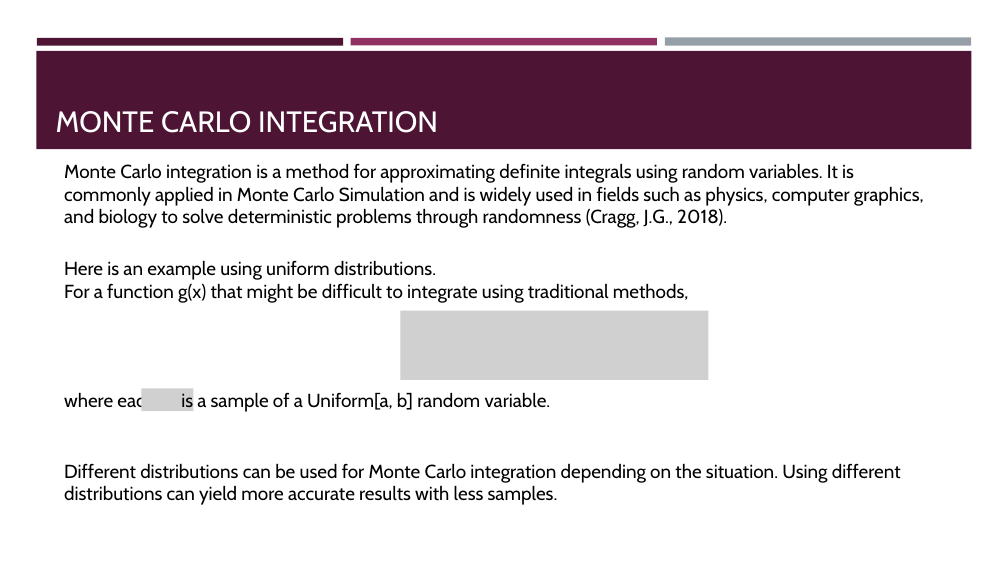
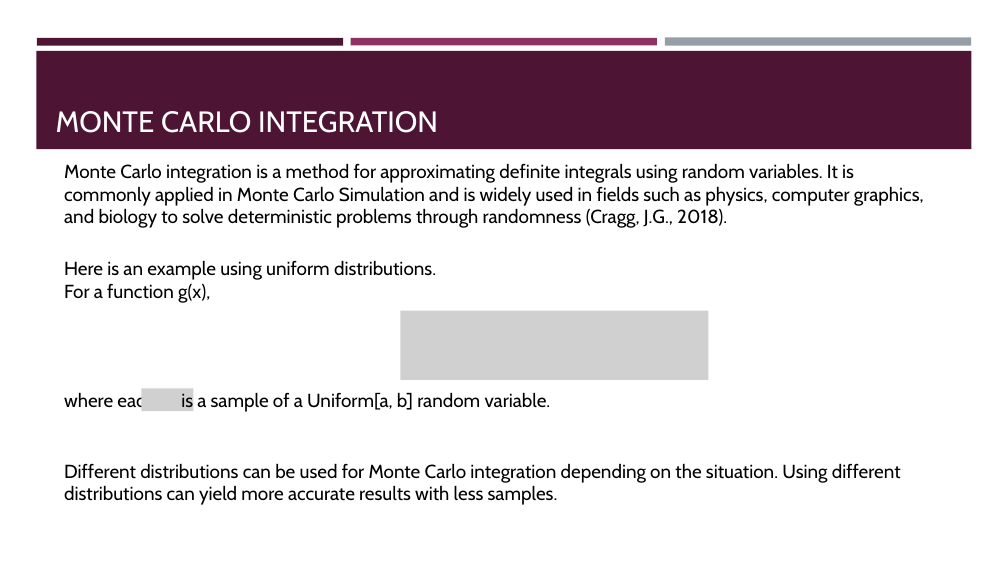
Before and after one commit to eoiniritium/jateb-course-work, a slide deck: slide 4 of presentation.pptx. Drawn at 1008x567 pixels with LibreOffice and Linux fonts; fonts in the diff are those of the drawing; grey boxes stand for pictures. Boxes give left, top, right and bottom in pixels: in the first picture for what was removed or moved away, otherwise in the second. Text is boxed around its words. In the diff, an @@ line names an element or a change of style, - is before the commit and + after.

```diff
--- a/presentation.pptx
+++ b/presentation.pptx
@@ text at bbox=[64, 283, 210, 303]: text changed @@
-For a function g(x) that might be difficult to integrate using traditional methods,
+For a function g(x),
```
Also in this commit, not shown: 5 other slides changed.
